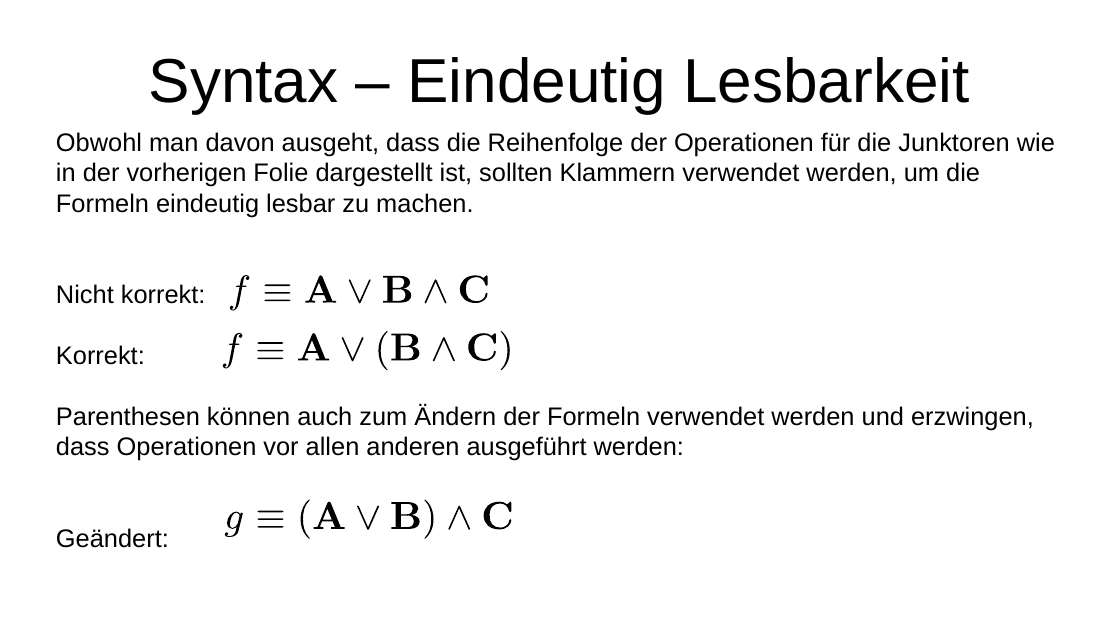
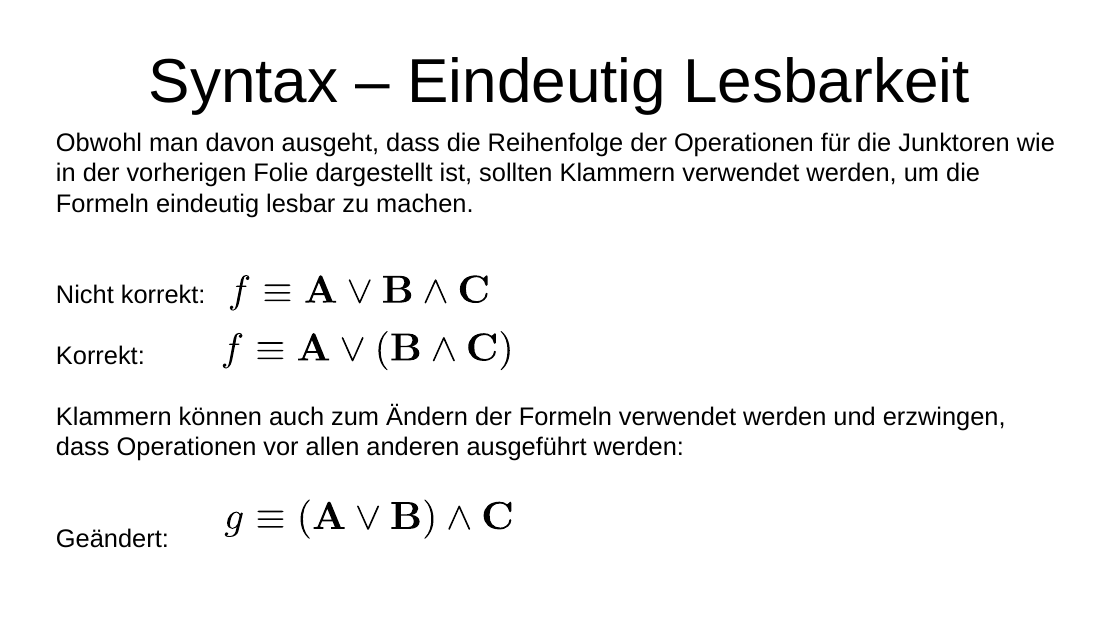
Before and after one commit to chuckgish/Modul_AKIB10_Grundlagen_KI, a slide deck: slide 6 of 1_Aussagenlogik/Skript.odp. Drawn at 1120x630 pixels with LibreOffice and Linux fonts; fonts in the diff are those of the drawing. Boxes give left, top, right and bottom in pixels: in the first picture for what was removed or moved away, otherwise in the second. Text is boxed around its words. In the diff, an @@ line names an element or a change of style, - is before the commit and + after.

```diff
--- a/1_Aussagenlogik/Skript.odp
+++ b/1_Aussagenlogik/Skript.odp
@@ subtitle at bbox=[56, 404, 1006, 461]: text changed @@
-Parenthesen können auch zum Ändern der Formeln verwendet werden und erzwingen, dass Operationen vor allen anderen ausgeführt werden:
+Klammern können auch zum Ändern der Formeln verwendet werden und erzwingen, dass Operationen vor allen anderen ausgeführt werden:
```
Also in this commit, not shown: 2 other slides changed, 2 other files.
